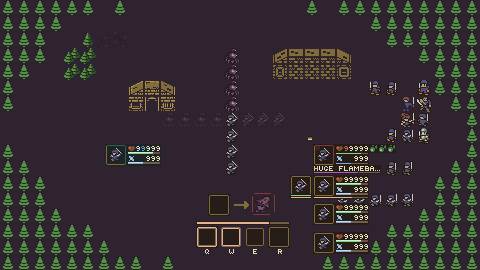
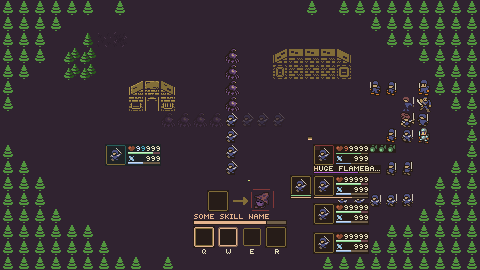
Layers edited between the first and the second 480 × 270 image:
added layer "SOME SKILL NAME" in group "battle" over left=194, top=214, right=269, bottom=219
painted on "controlledSkills" over left=193, top=180, right=290, bottom=254
